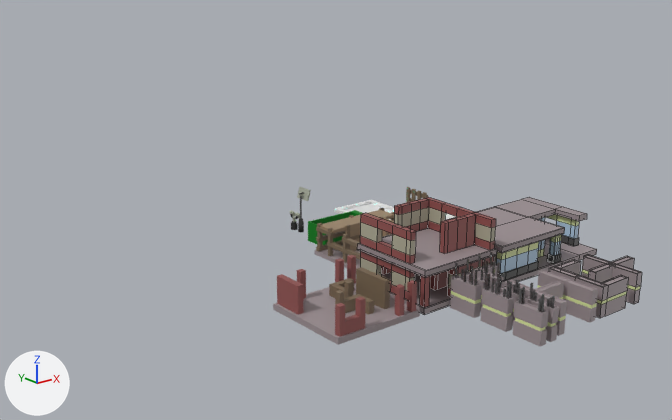
Before and after pictures for a commit that changed the Blender file Blender/Levels/walls.blend.
Rendered twice from a 50 mm lens placed at (-39.4, -49.9, 22.5), pointed at (0.2, -0.4, 2.6). Every picture has the same lights, and +X, +Y and +Z are marked at lower left. Mesh edges are drawn as thin lines on the coarser meshes.

Objects in the first picture: 'BrickBuilding', 'BrickBuilding.001', 'ReinforcedWall1_CShape', 'ReinforcedWall1_LongWall', 'ReinforcedWall1_LongWall.001', 'ReinforcedWall2', 'ReinforcedWall2_TShape', 'ReinforcedWall_Indent.001', 'ReinforcedWall_Indent2', 'ReinforcedWall_Indent2.001', 'Unfinished_Building', 'WoodenSkeletonBuilding'.
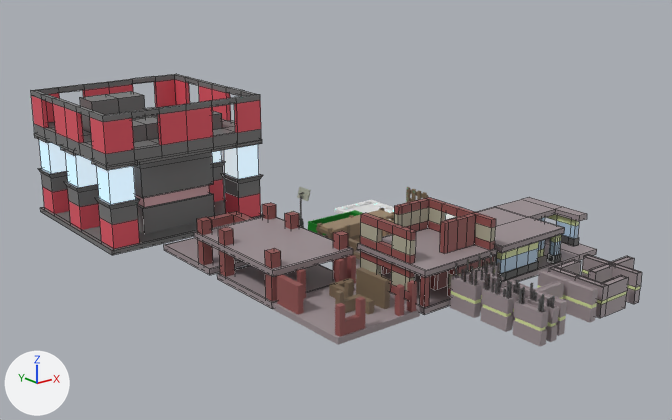
Where the change shows, as pixel boxes [x1, y1, x2, y2] in the pictures (672 x 420 px):
'Unfinished_Building.002', added: after [31, 74, 263, 255]
    faces in mat_material_004 (grey #787878): [31, 74, 263, 255]
    faces in mat_material_006 (red #e75665): [31, 80, 261, 249]
    faces in mat_material_005 (cyan #2eb7e8): [39, 140, 259, 204]
    faces in mat_material_003 (pink #e7b8bd): [135, 185, 209, 207]
'Unfinished_Building.001', added: after [164, 203, 353, 309]
    faces in mat_foundation_001 (grey #9c9093): [164, 216, 353, 309]
    faces in mat_brickmaterial_001 (brown #925250): [197, 203, 348, 302]

What changed in the scene script:
```text
Add mat_material_003:
    mat_material_003 = principled_material('Material.003')
    mat_material_003.base_color = (0.802, 0.478, 0.508)  # pink #e7b8bd
Add mat_material_006:
    mat_material_006 = principled_material('Material.006')
    mat_material_006.base_color = (0.801, 0.0928, 0.13)  # red #e75665
Add mat_material_005:
    mat_material_005 = principled_material('Material.005')
    mat_material_005.base_color = (0.0271, 0.475, 0.803)  # cyan #2eb7e7
    mat_material_005.emission_strength = 0.6
Add mat_material_004:
    mat_material_004 = principled_material('Material.004')
    mat_material_004.base_color = (0.189, 0.189, 0.189)  # grey #787878
Add me_cube_012:
    me_cube_012.from_pydata(...)  # 500 vertices, 504 faces; spans x -6.51..6.51, y -6.5..6.5, z -0.18..9.73
    # faces by material slot: [4, 404, 24, 72]
    me_cube_012.materials.append(mat_material_003)  # pink #e7b8bd
    me_cube_012.materials.append(mat_material_004)  # grey #787878
    me_cube_012.materials.append(mat_material_005)  # cyan #2eb7e7
    me_cube_012.materials.append(mat_material_006)  # red #e75665
Add me_cube_010:
    me_cube_010.from_pydata(...)  # 112 vertices, 92 faces; spans x -1.87..4.38, y -0.47..13.18, z -1.21..2.3
    # faces by material slot: [42, 50]
    me_cube_010.materials.append(mat_foundation_001)  # grey #9c9093
    me_cube_010.materials.append(mat_brickmaterial_001)  # brown #925250
Add ob_unfinished_building_002:
    ob_unfinished_building_002 = bpy.data.objects.new('Unfinished_Building.002', me_cube_012)
    ob_unfinished_building_002.location = (-6.62, 14.63, 0.0)
Add ob_unfinished_building_001:
    ob_unfinished_building_001 = bpy.data.objects.new('Unfinished_Building.001', me_cube_010)
    ob_unfinished_building_001.location = (-7.88, -6.33, 1.01)
```
